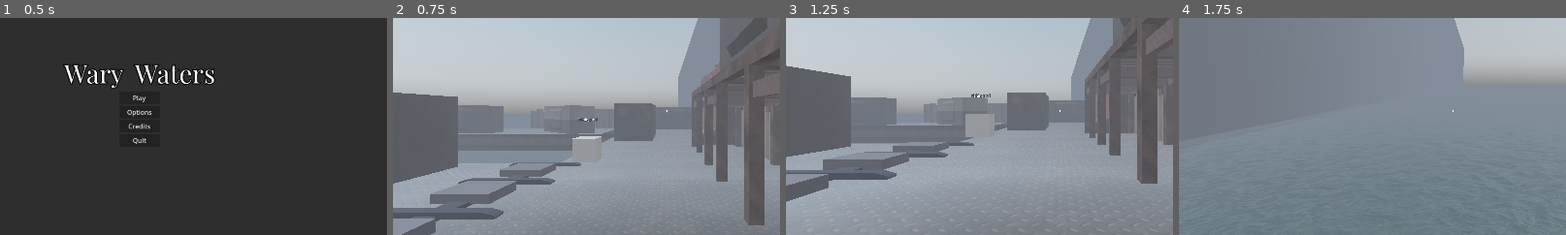
Above: before the commit, frames 1-4 (left to right).
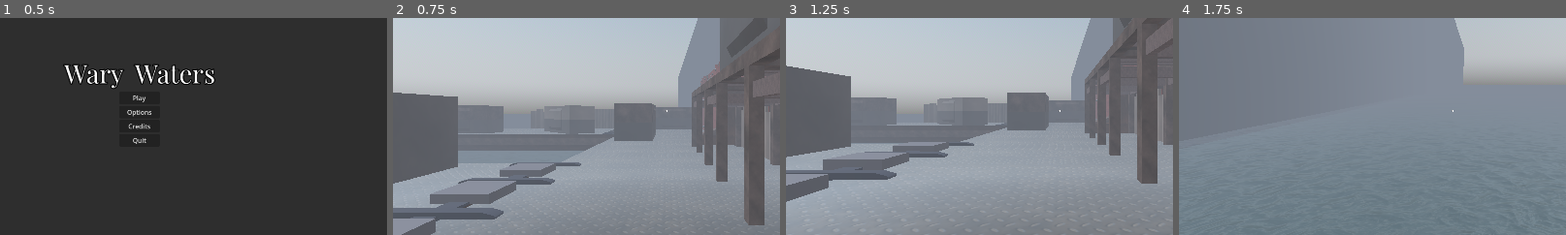
Above: after the commit, the same moments.

Repository: Nazsgull/FPS_Godot
Game: Godot game, scene res://scenes/UI/main_menu.tscn
Same seed, same stepped clock (60 frames per second), same inputs: the game is played once before the commit and once after it.
Inputs (mouse positions are % of the whole screen's width and height, from its top left):
- Up to frame 1 (0.5 s): no input
- Up to frame 2 (0.75 s): click "Play" at 0.5 s
- Up to frame 3 (1.25 s): no input
- Up to frame 4 (1.75 s): tap Enter (ui_accept) at 1.25, 1.52 s; move the mouse to (55, 50) at 1.27 s; hold W (forward) from 1.28 s (still down); tap E (interact) at 1.35 s; click (55, 50) at 1.55 s
The pictures show only the part of the screen within x 15-65%, y 29-78%; the shares and areas given below are measured in that part.

Frame 1 is identical in both runs. In frame 2, 0.5% of the frame differs, in the area x 46-54%, y 45-66%; in frame 3, 0.7%, in the area x 46-54%, y 34-55%; in frame 4, nothing differs.

Commit message:
Cambios pendientes

Diff:
--- a/assets/materials/carrete.tres
+++ /dev/null
@@ -1,5 +0,0 @@
-[gd_resource type="StandardMaterial3D" format=3 uid="uid://c3rtur3liyr8i"]
-
-[resource]
-albedo_color = Color(0.442911, 0.442911, 0.442911, 1)
-roughness = 0.4
--- a/scenes/maps/WaryWaters_WallMap.tscn
+++ b/scenes/maps/WaryWaters_WallMap.tscn
@@ -49,9 +49,6 @@
 volumetric_fog_length = 175.0
 volumetric_fog_ambient_inject = 2.0
 
-[sub_resource type="BoxShape3D" id="BoxShape3D_8yaxl"]
-size = Vector3(26.4, 1, 35.5)
-
 [node name="WaryWatersWallMap" type="Node3D"]
 script = ExtResource("1_yaoay")
 
@@ -85,27 +82,19 @@
 [node name="Button_fancy" parent="." instance=ExtResource("5_jhipa")]
 transform = Transform3D(0.241718, -0.43769, 0, 0.43769, 0.241718, 0, 0, 0, 0.5, -67.5166, 8.87538, 18.5)
 
-[node name="Fish_deposit" parent="." instance=ExtResource("6_w2flc")]
+[node name="Fish_bank" parent="." instance=ExtResource("6_w2flc")]
 transform = Transform3D(-4.37114e-08, 0, -1, 0, 1, 0, 1, 0, -4.37114e-08, -68, 9, 17.5)
 
 [node name="GestorTiempo" parent="." instance=ExtResource("7_vtp0w")]
 
 [node name="fishing_rod_pickup" parent="." instance=ExtResource("8_h7lfs")]
-transform = Transform3D(1, 0, 0, 0, 1, 0, 0, 0, 1, -42.7, 6, 13)
+transform = Transform3D(1, 0, 0, 0, 1, 0, 0, 0, 1, -71, 6, 13)
 scene = "res://scenes/objects/wary_waters/fishing_rod_equippable.tscn"
 
 [node name="neriglissar" parent="." instance=ExtResource("9_yqr1e")]
 transform = Transform3D(-4.37114e-08, 0, -1, 0, 1, 0, 1, 0, -4.37114e-08, -33.6, 7, -6.99374e-08)
 
-[node name="Area3D" type="Area3D" parent="neriglissar"]
-collision_layer = 0
-collision_mask = 2048
-
-[node name="CollisionShape3D" type="CollisionShape3D" parent="neriglissar/Area3D"]
-transform = Transform3D(1, 0, 0, 0, 1, 0, 0, 0, 1, 0.300002, -3, 28.25)
-shape = SubResource("BoxShape3D_8yaxl")
-
 [connection signal="interacted" from="Button_fancy" to="Piston" method="_on_button_fancy_interacted"]
-[connection signal="interacted" from="Button_fancy" to="Fish_deposit" method="donate_1fish"]
-[connection signal="in_debt_s" from="Fish_deposit" to="." method="_on_fish_bank_in_debt_s"]
+[connection signal="interacted" from="Button_fancy" to="Fish_bank" method="donate_1fish"]
+[connection signal="in_debt_s" from="Fish_bank" to="." method="_on_fish_bank_in_debt_s"]
 [connection signal="ha_pasado_un_dia" from="GestorTiempo" to="." method="_on_gestor_tiempo_ha_pasado_un_dia"]
--- a/scenes/objects/fishing_rod.tscn
+++ b/scenes/objects/fishing_rod.tscn
@@ -1,8 +1,7 @@
-[gd_scene load_steps=13 format=3 uid="uid://b6lradejrrjqw"]
+[gd_scene load_steps=7 format=3 uid="uid://b6lradejrrjqw"]
 
 [ext_resource type="Script" path="res://scripts/fishing_rod.gd" id="1_v2u0n"]
 [ext_resource type="PackedScene" uid="uid://cxh5b4qwy60ub" path="res://scenes/parts/caña_ww_1.tscn" id="2_fdjqs"]
-[ext_resource type="Material" uid="uid://c3rtur3liyr8i" path="res://assets/materials/carrete.tres" id="3_rpjbp"]
 
 [sub_resource type="Animation" id="Animation_xw21h"]
 length = 0.001
@@ -29,18 +28,6 @@
 "transitions": PackedFloat32Array(1),
 "update": 0,
 "values": [Vector3(0, -0.00872665, 0)]
-}
-tracks/2/type = "value"
-tracks/2/imported = false
-tracks/2/enabled = true
-tracks/2/path = NodePath("Node3D/caña_ww_1/Node3D3:rotation")
-tracks/2/interp = 1
-tracks/2/loop_wrap = true
-tracks/2/keys = {
-"times": PackedFloat32Array(0),
-"transitions": PackedFloat32Array(1),
-"update": 0,
-"values": [Vector3(0, 0, -0.227591)]
 }
 
 [sub_resource type="Animation" id="Animation_p53hm"]
@@ -95,109 +82,15 @@
 "swing": SubResource("Animation_xhc1o")
 }
 
-[sub_resource type="Animation" id="Animation_gmj2o"]
-resource_name = "carrete"
-loop_mode = 2
-tracks/0/type = "value"
-tracks/0/imported = false
-tracks/0/enabled = true
-tracks/0/path = NodePath("Node3D/caña_ww_1/Node3D3:rotation")
-tracks/0/interp = 1
-tracks/0/loop_wrap = true
-tracks/0/keys = {
-"times": PackedFloat32Array(0, 1),
-"transitions": PackedFloat32Array(1, 1),
-"update": 0,
-"values": [Vector3(0, 0, -0.227591), Vector3(0, 0, 0.226893)]
-}
-
-[sub_resource type="Animation" id="Animation_p5wuh"]
-length = 0.001
-tracks/0/type = "value"
-tracks/0/imported = false
-tracks/0/enabled = true
-tracks/0/path = NodePath("Node3D/caña_ww_1/Node3D3:rotation")
-tracks/0/interp = 1
-tracks/0/loop_wrap = true
-tracks/0/keys = {
-"times": PackedFloat32Array(0),
-"transitions": PackedFloat32Array(1),
-"update": 0,
-"values": [Vector3(0, 0, 0.226893)]
-}
-
-[sub_resource type="AnimationLibrary" id="AnimationLibrary_xh1lb"]
-_data = {
-"RESET": SubResource("Animation_p5wuh"),
-"carrete": SubResource("Animation_gmj2o")
-}
-
-[sub_resource type="CylinderMesh" id="CylinderMesh_3xfok"]
-material = ExtResource("3_rpjbp")
-top_radius = 0.003
-bottom_radius = 0.003
-height = 0.49
-
-[sub_resource type="CylinderMesh" id="CylinderMesh_7yd2q"]
-material = ExtResource("3_rpjbp")
-top_radius = 0.003
-bottom_radius = 0.003
-height = 0.4
-radial_segments = 8
-rings = 2
-
 [node name="FishingRod" type="Node3D"]
 script = ExtResource("1_v2u0n")
 
-[node name="anim_player_cana" type="AnimationPlayer" parent="."]
+[node name="anim_player" type="AnimationPlayer" parent="."]
 libraries = {
 "": SubResource("AnimationLibrary_7dlkv")
 }
-
-[node name="anim_player_carrete" type="AnimationPlayer" parent="."]
-libraries = {
-"": SubResource("AnimationLibrary_xh1lb")
-}
-
-[node name="Timer" type="Timer" parent="."]
-wait_time = 4.5
 
 [node name="Node3D" type="Node3D" parent="."]
 
 [node name="caña_ww_1" parent="Node3D" instance=ExtResource("2_fdjqs")]
 transform = Transform3D(0.0499981, 0, -0.000436327, 0, 0.05, 0, 0.000436327, 0, 0.0499981, 0, 0, 0)
-
-[node name="MeshInstance3D2" type="MeshInstance3D" parent="Node3D/caña_ww_1"]
-transform = Transform3D(19.9992, -0.00457173, 0.174471, -5.58794e-09, 19.9931, 0.523889, -0.174531, -0.52387, 19.9923, -0.00773989, 36.8221, -1.56897)
-mesh = SubResource("CylinderMesh_3xfok")
-skeleton = NodePath("../Node3D4")
-
-[node name="MeshInstance3D3" type="MeshInstance3D" parent="Node3D/caña_ww_1"]
-transform = Transform3D(19.9992, -0.00457173, 0.174471, -3.72529e-09, 19.9931, 0.523889, -0.174531, -0.52387, 19.9923, -0.00963958, 45.1299, -1.78666)
-mesh = SubResource("CylinderMesh_3xfok")
-skeleton = NodePath("../Node3D4")
-
-[node name="MeshInstance3D4" type="MeshInstance3D" parent="Node3D/caña_ww_1"]
-transform = Transform3D(19.9992, -0.00946883, 0.174274, -1.49012e-08, 19.9705, 1.08506, -0.17453, -1.08502, 19.9697, -0.0139996, 54.8326, -2.21601)
-mesh = SubResource("CylinderMesh_3xfok")
-skeleton = NodePath("../Node3D4")
-
-[node name="Node3D4" type="Node3D" parent="Node3D/caña_ww_1"]
-transform = Transform3D(19.9992, 0, 0.174531, 0, 20, 0, -0.174531, 0, 19.9992, -0.0128896, 27.2351, -1.42734)
-
-[node name="MeshInstance3D" type="MeshInstance3D" parent="Node3D/caña_ww_1/Node3D4"]
-transform = Transform3D(1, 0, 0, 0, 1, 0, 0, 0, 1, 0, 0, 0)
-mesh = SubResource("CylinderMesh_3xfok")
-
-[node name="Node3D3" type="Node3D" parent="Node3D/caña_ww_1"]
-transform = Transform3D(19.4874, -4.49902, 0, 4.49902, 19.4874, 0, 0, 0, 20, -0.0110759, 22.4017, -1.49252)
-
-[node name="MeshInstance3D" type="MeshInstance3D" parent="Node3D/caña_ww_1/Node3D3"]
-transform = Transform3D(1, 1.49012e-08, 0, 0, 0.972926, -0.23112, 0, 0.23112, 0.972925, 0, -0.192495, -0.0446229)
-mesh = SubResource("CylinderMesh_7yd2q")
-skeleton = NodePath("../../../..")
-
-[node name="Marker3D" type="Marker3D" parent="."]
-transform = Transform3D(1, 0, 0, 0, 1, 0, 0, 0, 1, 0, 5.06536, 0.48969)
-
-[connection signal="timeout" from="Timer" to="." method="_on_timer_timeout"]
--- a/scenes/objects/wary_waters/cebo.tscn
+++ /dev/null
@@ -1,42 +0,0 @@
-[gd_scene load_steps=7 format=3 uid="uid://cv8hxcny6co73"]
-
-[ext_resource type="Material" uid="uid://b6dmndnuvfqv2" path="res://assets/materials/red_glowy.tres" id="1_xnspw"]
-
-[sub_resource type="PhysicsMaterial" id="PhysicsMaterial_mk7fq"]
-rough = true
-
-[sub_resource type="SphereMesh" id="SphereMesh_uvnh6"]
-radius = 0.05
-height = 0.2
-
-[sub_resource type="CylinderMesh" id="CylinderMesh_8kp2g"]
-material = ExtResource("1_xnspw")
-top_radius = 0.05
-bottom_radius = 0.05
-height = 0.02
-
-[sub_resource type="BoxMesh" id="BoxMesh_4xf48"]
-size = Vector3(0.02, 0.03, 0.01)
-
-[sub_resource type="BoxShape3D" id="BoxShape3D_esu84"]
-size = Vector3(0.1, 0.2, 0.1)
-
-[node name="RB_Cebo" type="RigidBody3D"]
-physics_material_override = SubResource("PhysicsMaterial_mk7fq")
-center_of_mass_mode = 1
-center_of_mass = Vector3(0, -0.95, 0)
-continuous_cd = true
-
-[node name="MeshInstance3D" type="MeshInstance3D" parent="."]
-mesh = SubResource("SphereMesh_uvnh6")
-
-[node name="MeshInstance3D2" type="MeshInstance3D" parent="."]
-transform = Transform3D(1, 0, 0, 0, 1, 0, 0, 0, 1, 0, -0.02, 0)
-mesh = SubResource("CylinderMesh_8kp2g")
-
-[node name="MeshInstance3D3" type="MeshInstance3D" parent="."]
-transform = Transform3D(1, 0, 0, 0, 1, 0, 0, 0, 1, 0, 0.107123, 0)
-mesh = SubResource("BoxMesh_4xf48")
-
-[node name="CollisionShape3D" type="CollisionShape3D" parent="."]
-shape = SubResource("BoxShape3D_esu84")
--- a/scenes/objects/wary_waters/fishing_rod_pickup.tscn
+++ b/scenes/objects/wary_waters/fishing_rod_pickup.tscn
@@ -1,78 +1,7 @@
-[gd_scene load_steps=5 format=3 uid="uid://bsidce2fpxi8m"]
+[gd_scene load_steps=2 format=3 uid="uid://bsidce2fpxi8m"]
 
 [ext_resource type="PackedScene" uid="uid://p3glnphhxh3o" path="res://scenes/objects/Abstract/base_pickup.tscn" id="1_4bkk8"]
-
-[sub_resource type="Animation" id="Animation_kmq85"]
-resource_name = "3D_Label_flow"
-length = 3.0
-loop_mode = 1
-tracks/0/type = "value"
-tracks/0/imported = false
-tracks/0/enabled = true
-tracks/0/path = NodePath("Label3D:position")
-tracks/0/interp = 1
-tracks/0/loop_wrap = true
-tracks/0/keys = {
-"times": PackedFloat32Array(0, 1, 2, 3),
-"transitions": PackedFloat32Array(1, 1, 1, 1),
-"update": 0,
-"values": [Vector3(0, 1, 0), Vector3(0, 1.3, 0), Vector3(0, 1, 0), Vector3(0, 1, 0)]
-}
-tracks/1/type = "value"
-tracks/1/imported = false
-tracks/1/enabled = true
-tracks/1/path = NodePath("Label3D:rotation")
-tracks/1/interp = 1
-tracks/1/loop_wrap = true
-tracks/1/keys = {
-"times": PackedFloat32Array(0, 1, 2),
-"transitions": PackedFloat32Array(1, 1, 1),
-"update": 0,
-"values": [Vector3(0, 0, 0), Vector3(0, 0, 0), Vector3(0, 1.5708, 0)]
-}
-
-[sub_resource type="Animation" id="Animation_yadeg"]
-length = 0.001
-tracks/0/type = "value"
-tracks/0/imported = false
-tracks/0/enabled = true
-tracks/0/path = NodePath("Label3D:position")
-tracks/0/interp = 1
-tracks/0/loop_wrap = true
-tracks/0/keys = {
-"times": PackedFloat32Array(0),
-"transitions": PackedFloat32Array(1),
-"update": 0,
-"values": [Vector3(0, 1.3, 0)]
-}
-tracks/1/type = "value"
-tracks/1/imported = false
-tracks/1/enabled = true
-tracks/1/path = NodePath("Label3D:rotation")
-tracks/1/interp = 1
-tracks/1/loop_wrap = true
-tracks/1/keys = {
-"times": PackedFloat32Array(0),
-"transitions": PackedFloat32Array(1),
-"update": 0,
-"values": [Vector3(0, 0, 0)]
-}
-
-[sub_resource type="AnimationLibrary" id="AnimationLibrary_hjjab"]
-_data = {
-"3D_Label_flow": SubResource("Animation_kmq85"),
-"RESET": SubResource("Animation_yadeg")
-}
 
 [node name="fishing_rod_pickup" instance=ExtResource("1_4bkk8")]
 
 [node name="CSGBox3D" type="CSGBox3D" parent="Area3D/CollisionShape3D" index="0"]
-
-[node name="Label3D" type="Label3D" parent="." index="3"]
-transform = Transform3D(1, 0, 0, 0, 1, 0, 0, 0, 1, 0, 1.3, 0)
-text = "Fishing rod"
-
-[node name="AnimationPlayer" type="AnimationPlayer" parent="." index="4"]
-libraries = {
-"": SubResource("AnimationLibrary_hjjab")
-}
--- a/scenes/objects/wire.tscn
+++ /dev/null
@@ -1,3 +0,0 @@
-[gd_scene format=3 uid="uid://b1kfg10q2lavn"]
-
-[node name="Node3D" type="Node3D"]
--- a/scenes/parts/wire_segment.tscn
+++ /dev/null
@@ -1,20 +0,0 @@
-[gd_scene load_steps=4 format=3 uid="uid://cpxnyg7juvm0"]
-
-[sub_resource type="StandardMaterial3D" id="StandardMaterial3D_gi8xv"]
-albedo_color = Color(0, 0, 0, 1)
-
-[sub_resource type="CapsuleMesh" id="CapsuleMesh_7xng7"]
-material = SubResource("StandardMaterial3D_gi8xv")
-
-[sub_resource type="CapsuleShape3D" id="CapsuleShape3D_4xhhe"]
-height = 1.4609
-
-[node name="Node3D" type="Node3D"]
-
-[node name="MeshInstance3D" type="MeshInstance3D" parent="."]
-mesh = SubResource("CapsuleMesh_7xng7")
-
-[node name="Area3D" type="Area3D" parent="MeshInstance3D"]
-
-[node name="CollisionShape3D" type="CollisionShape3D" parent="MeshInstance3D/Area3D"]
-shape = SubResource("CapsuleShape3D_4xhhe")
--- a/scripts/WaryWaters_WallMap.gd
+++ b/scripts/WaryWaters_WallMap.gd
@@ -1,7 +1,7 @@
 extends Node3D
 
 @onready var piston = $Piston
-@onready var fish_deposit = $Fish_deposit
+@onready var fish_bank = $Fish_bank
 
 # Called when the node enters the scene tree for the first time.
 func _ready():
@@ -14,4 +14,4 @@
 
 
 func _on_gestor_tiempo_ha_pasado_un_dia():
-	fish_deposit.day_pass()
+	fish_bank.day_pass()
--- a/scripts/fishing_rod.gd
+++ b/scripts/fishing_rod.gd
@@ -3,20 +3,7 @@
 #Creo esto para luego poder llamarlo al conectar las señales a esos métodos
 var _callable_pause = Callable(self,"handle_pause")
 var _callable_unpause = Callable(self,"handle_unpause")
-
-var cebo_scene = preload("res://scenes/objects/wary_waters/cebo.tscn")
-
-@onready var anim_player_cana = $anim_player_cana
-@onready var anim_player_carrete = $anim_player_carrete
-@onready var timer = $Timer
-@onready var marker_3d = $Marker3D
-@onready var player = Messenger.player
-
-var force = -10
-var upDirection = 3.5
-var canThrow = true
-
-
+@onready var anim_player = $anim_player
 
 # Called when the node enters the scene tree for the first time.
 # Conecto las señales a los métodos (declarados arriba)
@@ -37,26 +24,8 @@
 
 func _physics_process(_delta):
 	if !paused:
-		if Input.is_action_just_pressed("main_action") and canThrow:
-			anim_player_cana.play("swing")
+		if Input.is_action_just_pressed("main_action"):
+			anim_player.play("swing")
 
-
-
-		if Input.is_action_just_released("main_action") and canThrow:
-			anim_player_cana.play("launch")
-			anim_player_carrete.play("carrete")
-			canThrow = false
-			_cebo_launch()
-			timer.start()
-
-func _cebo_launch():
-	var cebo_ins = cebo_scene.instantiate()
-	cebo_ins.position = marker_3d.get_global_position()
-	get_tree().current_scene.add_child(cebo_ins)
-	var playerRotation = player.get_global_transform().basis.z.normalized()
-
-	cebo_ins.apply_central_impulse(playerRotation * force + Vector3(0,upDirection,0))
-
-func _on_timer_timeout():
-	anim_player_carrete.stop(true)
-	canThrow = true
+		if Input.is_action_just_released("main_action"):
+			anim_player.play("launch")
--- a/scripts/global/Messenger.gd
+++ b/scripts/global/Messenger.gd
@@ -1,6 +1,4 @@
 extends Node
-
-var player
 
 signal LANZAMIENTO_CAÑA(id:String)
 
--- a/scripts/player.gd
+++ b/scripts/player.gd
@@ -52,11 +52,9 @@
 @onready var fishcount_updater = $fishcount_updater
 
 func _ready():
-	Messenger.player = self
 	if capture_mouse:
 		Input.set_mouse_mode(Input.MOUSE_MODE_CAPTURED)
 	fishcount_updater.start()
-
 
 func handle_pickup(scene_path:String):
 	equippables_bar.add_tool(scene_path)
Not shown: 1 places in scenes/maps/WaryWaters_WallMap.tscn that only renumber resources
Not shown, removed: scenes/objects/fisC03A.tmp
